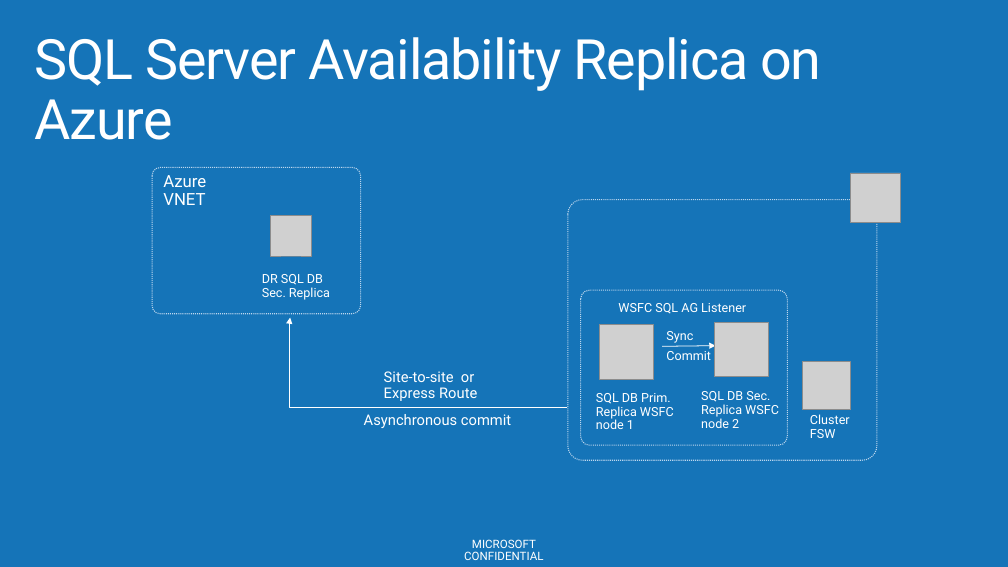
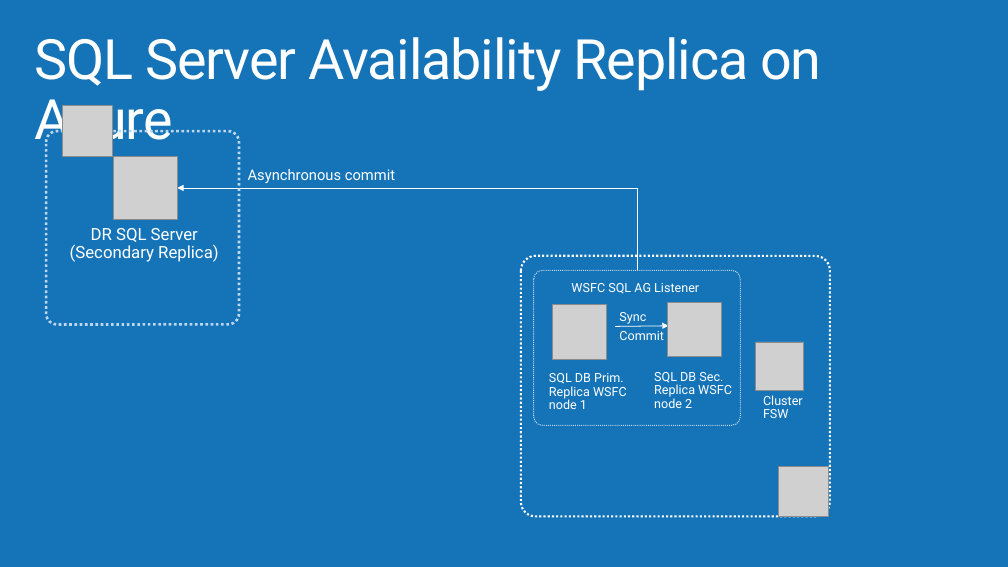
Before and after one commit to AzureCAT-GSI/SAP-on-Azure, a slide deck: slide 24 of SAP-on-Azure-Workshop-multi-day-/Presentations/Architecting VM Hybrid Solutions.pptx (slide 37 before the commit). Drawn at 1008x567 pixels with LibreOffice and Linux fonts; fonts in the diff are those of the drawing; grey boxes stand for pictures; background and template pictures are left out. Boxes give left, top, right and bottom in pixels: in the first picture for what was removed or moved away, otherwise in the second. Text is boxed around its words. In the diff, an @@ line names an element or a change of style, - is before the commit and + after.

```diff
--- a/SAP-on-Azure-Workshop-multi-day-/Presentations/Architecting VM Hybrid Solutions.pptx
+++ b/SAP-on-Azure-Workshop-multi-day-/Presentations/Architecting VM Hybrid Solutions.pptx
@@ picture added at [62,106,112,156] @@
@@ rounded rectangle added at [46,131,239,324], outline #BDD7EE 2.5 pt dashed @@
@@ picture: place and size @@
-picture at [271,216,311,256]
+picture at [113,156,177,219]
@@ rounded rectangle removed at [152,168,361,315] @@
@@ text removed at [163,175,206,205] @@
-Azure VNET
@@ text "Asynchronous commit": place and size @@
-text "Asynchronous commit" at [364,414,511,428]
+text "Asynchronous commit" at [248,169,395,183]
@@ elbow arrow moved from (567, 407) - (290, 318) to (637, 271) - (178, 188) @@
@@ text at [70,228,218,262]: text changed; size 12 to 16 pt @@
-DR SQL DB Sec. Replica
+DR SQL Server (Secondary Replica)
@@ rounded rectangle: place and size @@
-rounded rectangle at [568,200,877,461]
+rounded rectangle at [521,256,830,516]
@@ rounded rectangle at [521,256,830,516]: outline #BDD7EE 1 pt dashed to #FFFFFF 2 pt dashed @@
@@ text "Sync": place and size @@
-text "Sync" at [666,331,711,360]
+text "Sync" at [619,312,664,340]
@@ 3 texts, 2 pictures, 1 rounded rectangle, 1 arrow: place and size @@
-3 texts, 2 pictures, 1 rounded rectangle, 1 arrow at [581,290,851,445]
+3 texts, 2 pictures, 1 rounded rectangle, 1 arrow at [534,271,805,426]
@@ picture: place and size @@
-picture at [715,322,769,377]
+picture at [667,302,721,357]
@@ text removed at [384,371,477,401] @@
-Site-to-site or
-Express Route
@@ picture: place and size @@
-picture at [851,173,901,223]
+picture at [779,467,829,516]
@@ text removed at [464,539,543,560] @@
-MICROSOFT CONFIDENTIAL
```
Also in this commit, not shown: 41 other slides changed, 13 slides added, 19 slides removed.
